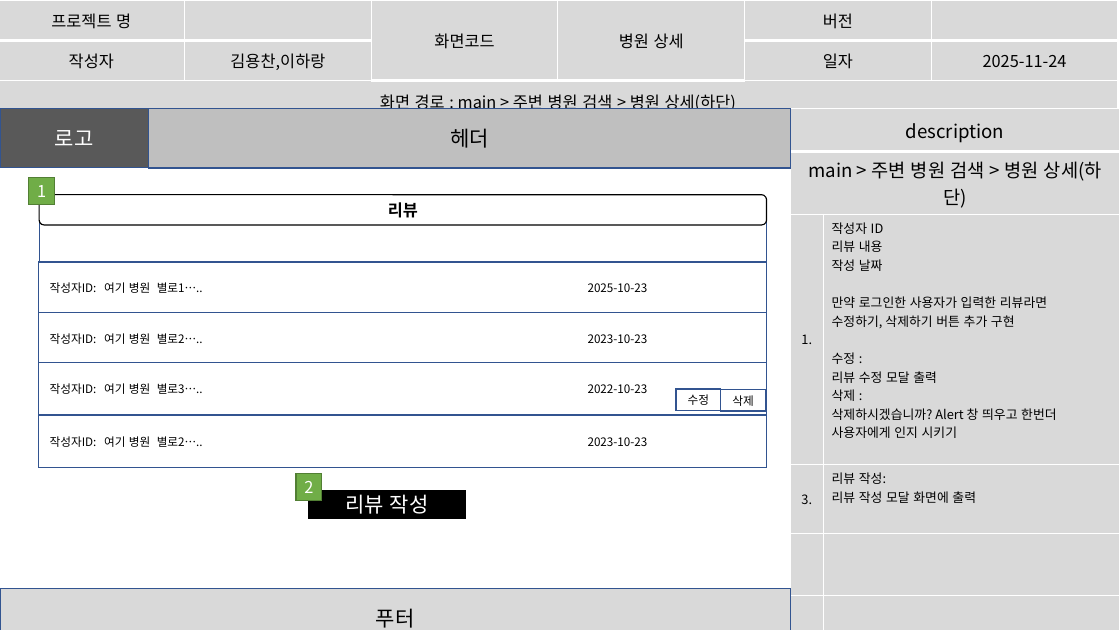
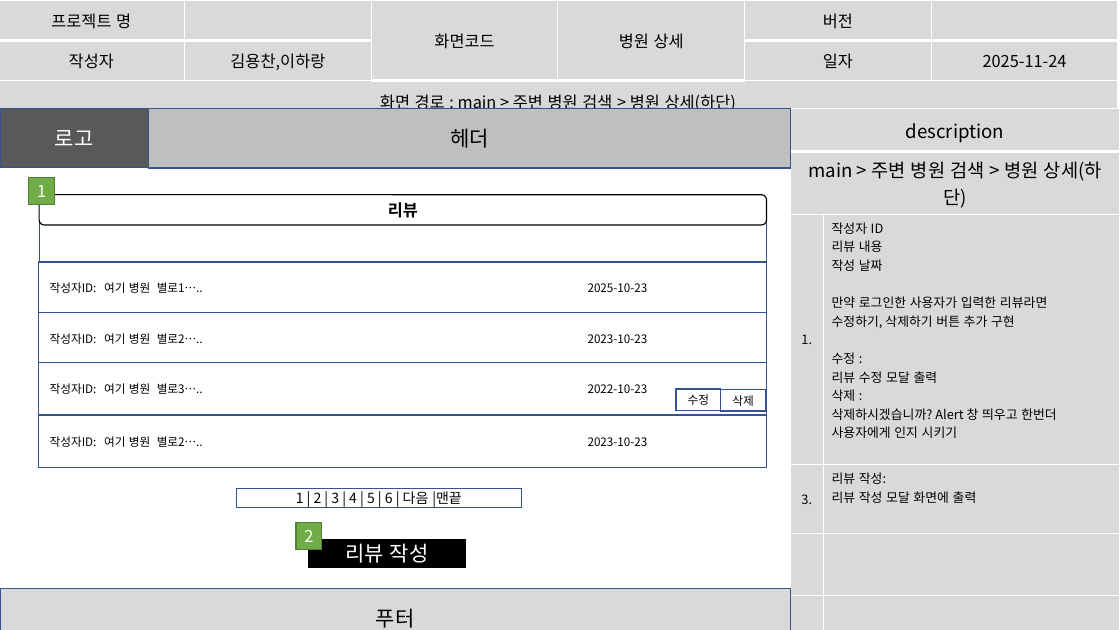
Before and after one commit to imyongchan/source, a slide deck: slide 49 of 종합기획/종합/스토리보드_종합중.pptx. Drawn at 1120x630 pixels with LibreOffice and Linux fonts; fonts in the diff are those of the drawing. Boxes give left, top, right and bottom in pixels: in the first picture for what was removed or moved away, otherwise in the second. Text is boxed around its words. In the diff, an @@ line names an element or a change of style, - is before the commit and + after.

```diff
--- a/종합기획/종합/스토리보드_종합중.pptx
+++ b/종합기획/종합/스토리보드_종합중.pptx
@@ rectangle added at (x1=236, y1=489, x2=521, y2=508), fill #FFFFFF, outline #325491 1 pt, 12 pt, text #000000 @@
+1 | 2 | 3 | 4 | 5 | 6 | 다음 |맨끝
@@ rectangle "2" moved from (x1=296, y1=474, x2=321, y2=501) to (x1=296, y1=523, x2=321, y2=549) @@
@@ rectangle "리뷰 작성" moved from (x1=309, y1=491, x2=465, y2=518) to (x1=309, y1=539, x2=465, y2=567) @@
```
Also in this commit, not shown: 1 other slide changed, 5 slides added, 1 slide removed.
